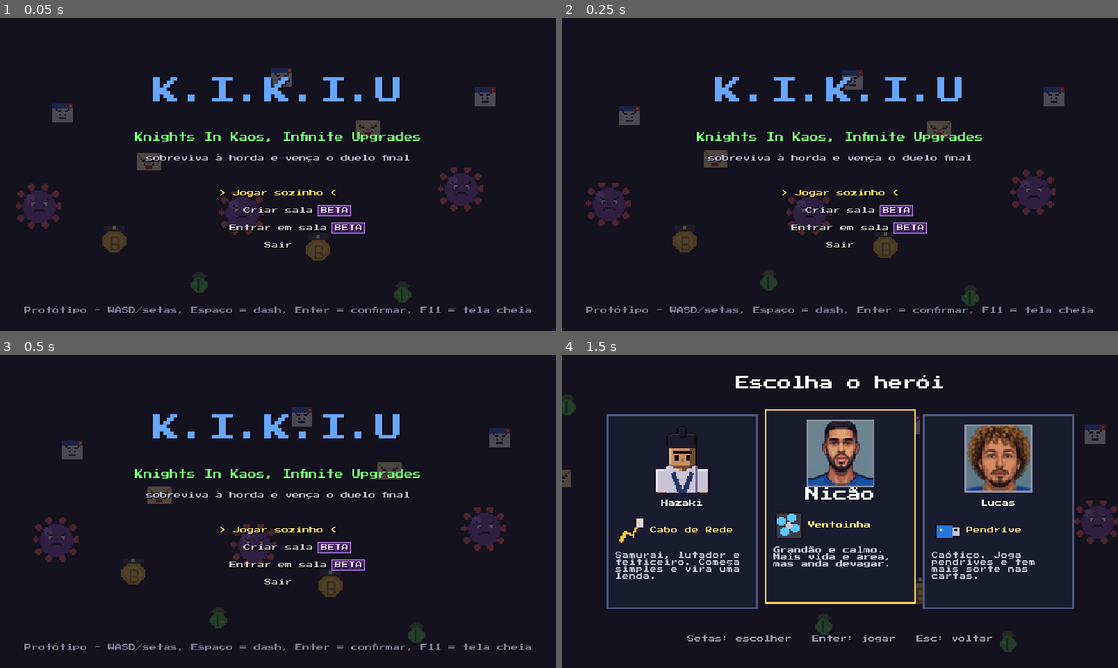
Above: before the commit, frames 1-4 (two rows, left to right).
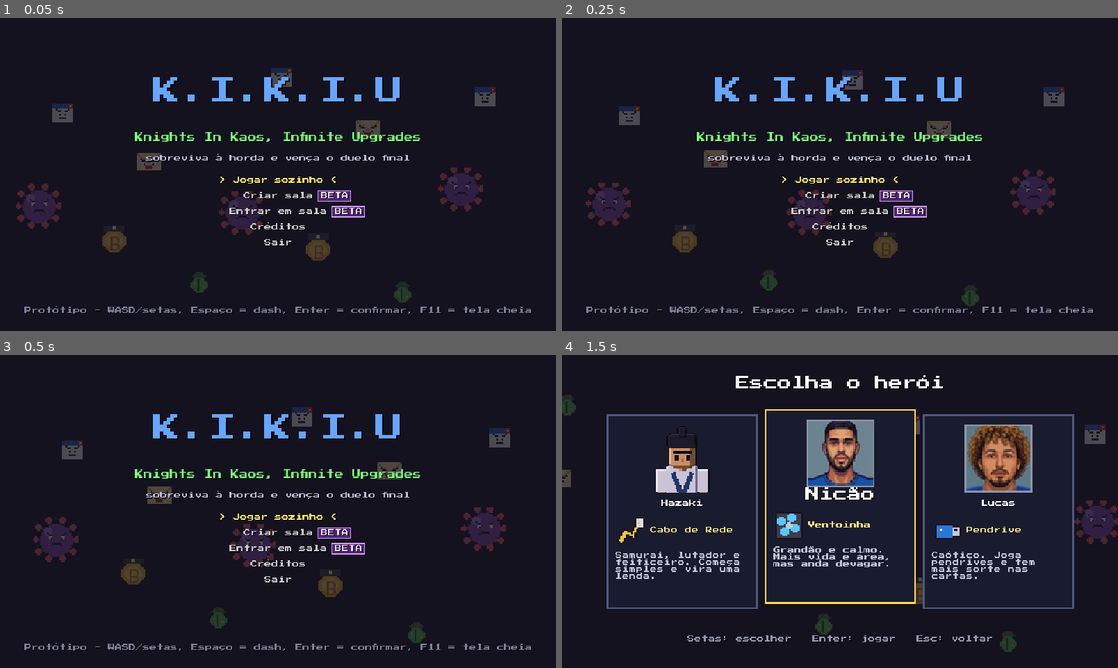
Above: after the commit, the same moments.

Repository: brenoalmeidatec/KIKIU-Survival
Game: Godot game, scene res://main.tscn
Two runs of this game, one before a commit and one after it. Both use one fixed random seed, a clock stepped at 60 frames per second and the inputs below.
Inputs:
- Up to frame 1 (0.05 s): no input
- Up to frame 2 (0.25 s): no input
- Up to frame 3 (0.5 s): no input
- Up to frame 4 (1.5 s): tap Enter (confirmar) at 0.5 s; hold D (direita) 0.53-1.28 s; hold Enter (confirmar) 0.53-1.28 s; tap Space (dash) at 0.8, 1.35 s; hold S (baixo) from 1.28 s (still down)

The runs differ from the first frame. In frame 1, 1.3% of the frame differs, in the area x 39-66%, y 50-74%; in frame 2, 1.3%; in frame 3, 1.3%; in frame 4, nothing differs.

Commit message:
Tela de Créditos no título
Co-Authored-By: Claude Opus 5.5 <noreply@anthropic.com>

Diff:
--- a/jogos/hordas/projeto/scripts/hordas/main.gd
+++ b/jogos/hordas/projeto/scripts/hordas/main.gd
@@ -11,7 +11,7 @@
 const H := 360.0
 const SAVE := "user://recordes.json"
 const SAVE_ONLINE := "user://online.json"
-const OPCOES := ["Jogar sozinho", "Criar sala", "Entrar em sala", "Sair"]
+const OPCOES := ["Jogar sozinho", "Criar sala", "Entrar em sala", "Créditos", "Sair"]
 const BETA := [1, 2]         # opções do online: ainda em teste, ganham o selo BETA no menu
 
 const TECLAS := {
@@ -130,16 +130,23 @@
 			elif Input.is_action_just_pressed("confirmar") or Input.is_action_just_pressed("dash"):
 				Som.tocar("confirmar")
 				_msg = ""
-				match _sel:
-					0:
+				match OPCOES[_sel]:
+					"Jogar sozinho":
 						_estado = "herois"
 						_sel = 0
-					1:
+					"Criar sala":
 						_criar_sala()
-					2:
+					"Entrar em sala":
 						_estado = "endereco"
-					3:
+					"Créditos":
+						_estado = "creditos"
+					"Sair":
 						get_tree().quit()
+		"creditos":
+			if Input.is_action_just_pressed("voltar") or Input.is_action_just_pressed("confirmar"):
+				Som.tocar("confirmar")
+				_estado = "titulo"
+				_sel = OPCOES.find("Créditos")
 		"endereco":
 			pass   # o teclado é lido em _input (campo de texto)
 		"conectando":
@@ -446,15 +453,29 @@
 			for i in OPCOES.size():
 				var sel := i == _sel
 				var rotulo: String = ("> " + OPCOES[i] + " <") if sel else OPCOES[i]
-				_txt(Vector2(0, 205 + i * 20), rotulo, 8, Color(1, 0.9, 0.4) if sel else Color(0.8, 0.8, 0.8))
+				_txt(Vector2(0, 190 + i * 18), rotulo, 8, Color(1, 0.9, 0.4) if sel else Color(0.8, 0.8, 0.8))
 				if i in BETA:
 					var meia := Dados.fonte.get_string_size(rotulo, HORIZONTAL_ALIGNMENT_LEFT, -1, 8).x / 2
-					_selo_beta(Vector2(W / 2 + meia + 6, 205 + i * 20))
+					_selo_beta(Vector2(W / 2 + meia + 6, 190 + i * 18))
 			if _sel in BETA and _msg == "":
-				_txt(Vector2(0, 295), "Multiplayer em teste: pode ter bugs. O foco agora é o modo sozinho.", 8, Color(0.85, 0.6, 1.0))
+				_txt(Vector2(0, 302), "Multiplayer em teste: pode ter bugs. O foco agora é o modo sozinho.", 8, Color(0.85, 0.6, 1.0))
 			if _msg != "":
-				_txt(Vector2(0, 295), _msg, 8, Color(1, 0.6, 0.5))
+				_txt(Vector2(0, 302), _msg, 8, Color(1, 0.6, 0.5))
 			_txt(Vector2(0, 340), "Protótipo - WASD/setas, Espaço = dash, Enter = confirmar, F11 = tela cheia", 8, Color(0.5, 0.5, 0.6))
+		"creditos":
+			_fundo()
+			_txt(Vector2(0, 50), "Créditos", 16, Color.WHITE)
+			_txt(Vector2(0, 76), "K.I.K.I.U nasceu de uma ideia e virou jogo a quatro mãos.", 8, Color(0.75, 0.75, 0.85))
+			_txt(Vector2(0, 110), "BRENO", 10, Color(0.4, 0.65, 1))
+			_txt(Vector2(0, 125), "criador: ideia, história, personagens, mecânicas e o motor", 8, Color.WHITE)
+			_txt(Vector2(0, 152), "ALISSON", 10, Color(0.5, 1, 0.5))
+			_txt(Vector2(0, 167), "arte do Blender virando pixel art, cenários, visual e online", 8, Color.WHITE)
+			_txt(Vector2(0, 198), "FEITO COM", 8, Color(1, 0.85, 0.3))
+			_txt(Vector2(0, 213), "Godot 4  ·  Blender  ·  Claude Code (um Claude de cada lado)", 8, Color.WHITE)
+			_txt(Vector2(0, 240), "Fonte Press Start 2P, de CodeMan38 (licença OFL)", 8, Color(0.6, 0.6, 0.7))
+			_txt(Vector2(0, 254), "Músicas e efeitos gerados por código, no próprio projeto", 8, Color(0.6, 0.6, 0.7))
+			_txt(Vector2(0, 290), "E valeu a você, que está jogando!", 10, Color(1, 0.6, 0.75))
+			_txt(Vector2(0, 335), "Enter/Esc: voltar", 8, Color(0.5, 0.5, 0.6))
 		"endereco", "conectando":
 			_fundo()
 			_txt(Vector2(0, 70), "Entrar em sala", 16, Color.WHITE)
@@ -571,6 +592,8 @@
 			_estado = "herois"
 		"titulo_beta":
 			_sel = BETA[0]
+		"creditos":
+			_estado = "creditos"
 		"cartas", "bau":
 			_comecar("lucas")
 			await get_tree().create_timer(0.3).timeout
Not shown, changed: LOGBOOK.md
